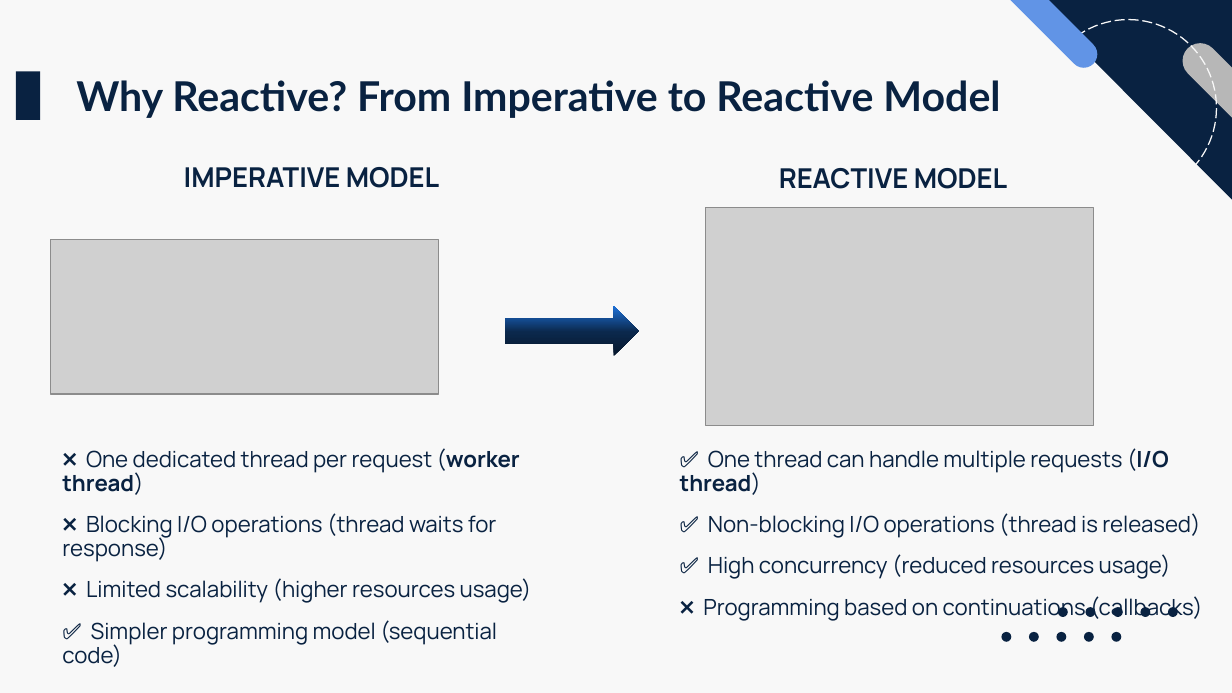
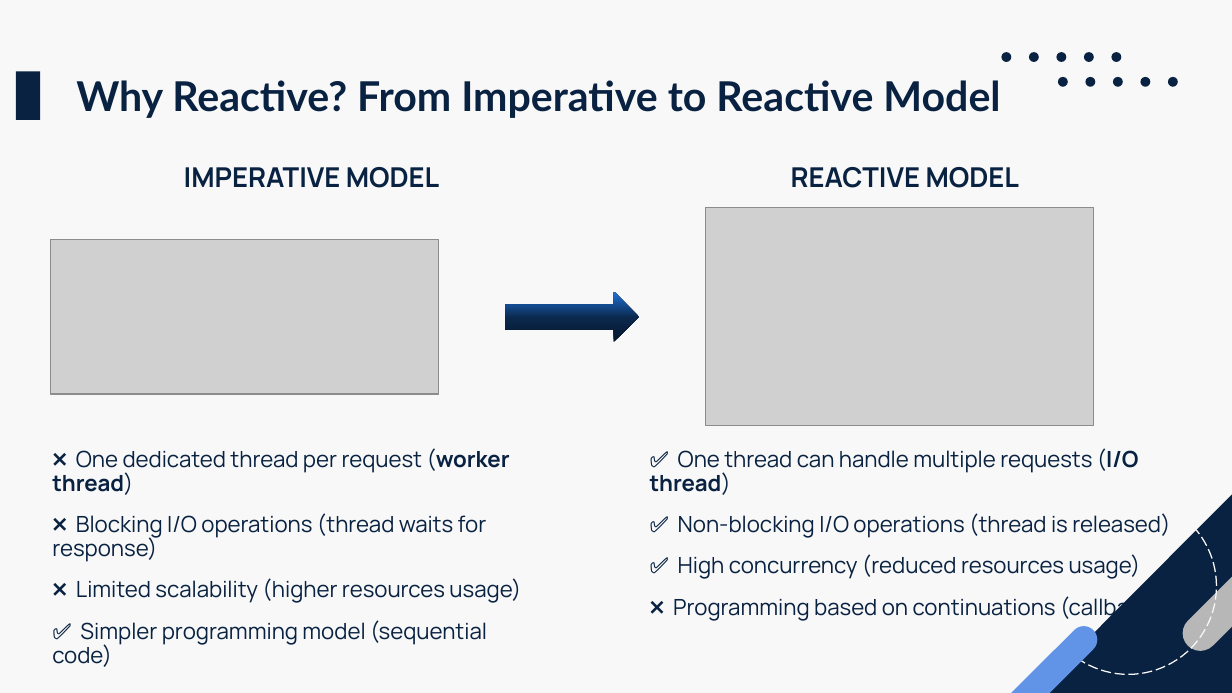
Before and after one commit to fede-palazz/smart-travel, a slide deck: slide 7 of thesis/presentation.pptx (slide 9 before the commit). Drawn at 1232x693 pixels with LibreOffice and Linux fonts; fonts in the diff are those of the drawing; grey boxes stand for pictures. Boxes give left, top, right and bottom in pixels: in the first picture for what was removed or moved away, otherwise in the second. Text is boxed around its words. In the diff, an @@ line names an element or a change of style, - is before the commit and + after.

```diff
--- a/thesis/presentation.pptx
+++ b/thesis/presentation.pptx
@@ 5 ellipses: place and size @@
-5 ellipses at (1058, 607, 1178, 617)
+5 ellipses at (1002, 52, 1121, 62)
@@ mirrored in 11 elements at (1040, 498, 1216, 674), (1002, 52, 1011, 62), (1029, 52, 1039, 62), (1057, 52, 1067, 62), (1084, 52, 1094, 62), (1111, 52, 1121, 62), (1058, 76, 1068, 86), (1085, 76, 1095, 86), (1112, 76, 1122, 86), (1141, 76, 1151, 86), (1168, 76, 1178, 86) @@
@@ 5 ellipses: place and size @@
-5 ellipses at (1002, 632, 1121, 642)
+5 ellipses at (1058, 76, 1178, 86)
@@ text "REACTIVE MODEL": place and size @@
-text "REACTIVE MODEL" at (779, 168, 1007, 189)
+text "REACTIVE MODEL" at (791, 167, 1019, 188)
@@ right arrow: place and size @@
-right arrow at (505, 306, 639, 356)
+right arrow at (505, 292, 639, 342)
@@ text "❌ One dedicated thread per ...": place and size @@
-text "❌ One dedicated thread per ..." at (62, 448, 532, 667)
+text "❌ One dedicated thread per ..." at (52, 448, 521, 667)
@@ text "✅ One thread can handle ...": place and size @@
-text "✅ One thread can handle ..." at (680, 448, 1203, 620)
+text "✅ One thread can handle ..." at (650, 448, 1173, 620)
@@ right triangle at (1032, 486, 1232, 693): mirrored; rotation 270 to 90 degrees @@
@@ ellipse: place and size @@
-ellipse at (1040, 20, 1216, 196)
+ellipse at (1040, 498, 1216, 674)
@@ rounded rectangle at (1176, 523, 1232, 658): mirrored; rotation 45 to 315 degrees @@
@@ rounded rectangle at (979, 621, 1103, 693): mirrored; rotation 45 to 315 degrees @@
```
Also in this commit, not shown: 3 other slides changed, 6 slides added, 2 slides removed.
